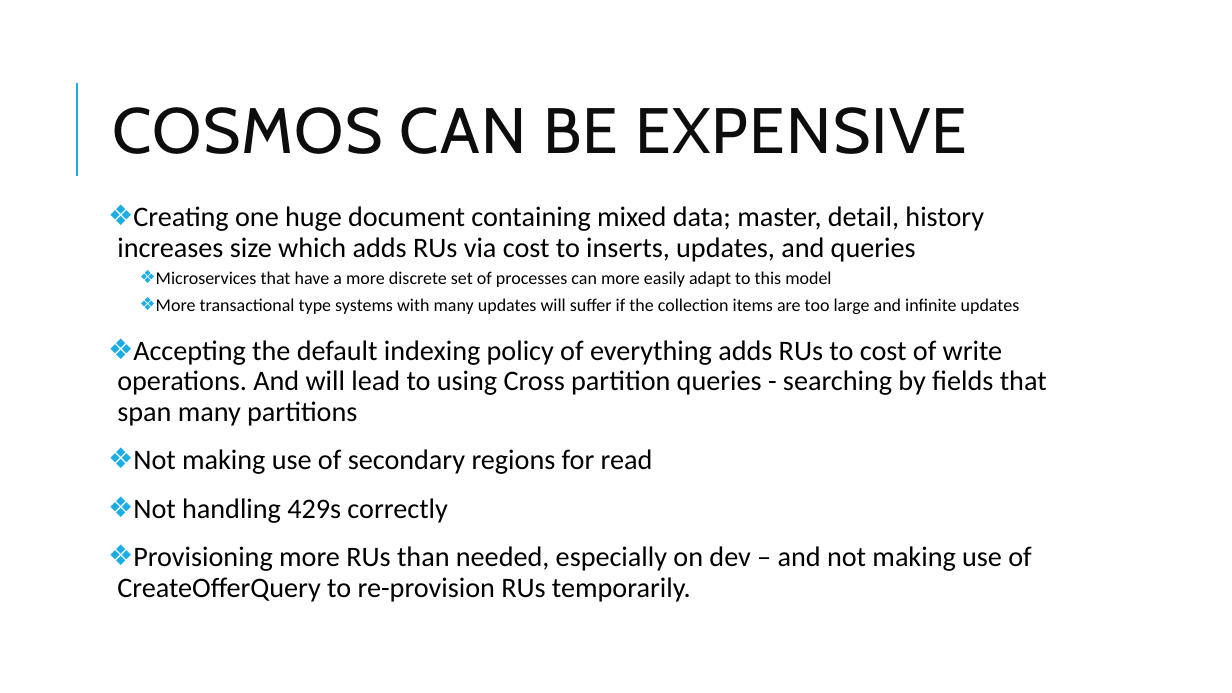
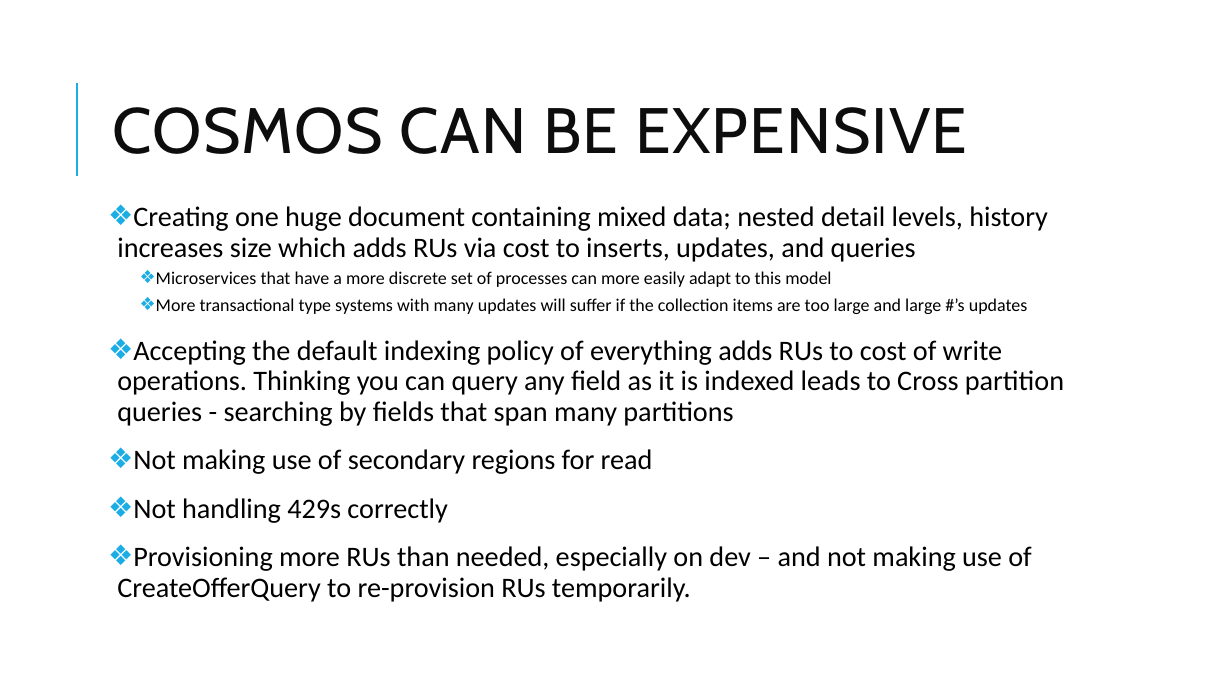
Before and after one commit to maryfromcolorado/CosmosDeepDive, a slide deck: slide 2 of Cosmos Deep Dive.pptx. Drawn at 1232x693 pixels with LibreOffice and Linux fonts; fonts in the diff are those of the drawing. Boxes give left, top, right and bottom in pixels: in the first picture for what was removed or moved away, otherwise in the second. Text is boxed around its words. In the diff, an @@ line names an element or a change of style, - is before the commit and + after.

Commit message:
update

```diff
--- a/Cosmos Deep Dive.pptx
+++ b/Cosmos Deep Dive.pptx
@@ text at [117,206,1048,262]: text changed @@
-❖ Creating one huge document containing mixed data; master, detail, history increases size which adds RUs via cost to inserts, updates, and queries
+❖ Creating one huge document containing mixed data; nested detail levels, history increases size which adds RUs via cost to inserts, updates, and queries
@@ text at [117,298,1064,426]: text changed @@
-    ❖ More transactional type systems with many updates will suffer if the collection items are too large and infinite updates
-❖ Accepting the default indexing policy of everything adds RUs to cost of write operations. And will lead to using Cross partition queries - searching by fields that span many partitions
+    ❖ More transactional type systems with many updates will suffer if the collection items are too large and large #’s updates
+❖ Accepting the default indexing policy of everything adds RUs to cost of write operations. Thinking you can query any field as it is indexed leads to Cross partition queries - searching by fields that span many partitions
```
Also in this commit, not shown: 2 other slides changed, 1 slide added.
